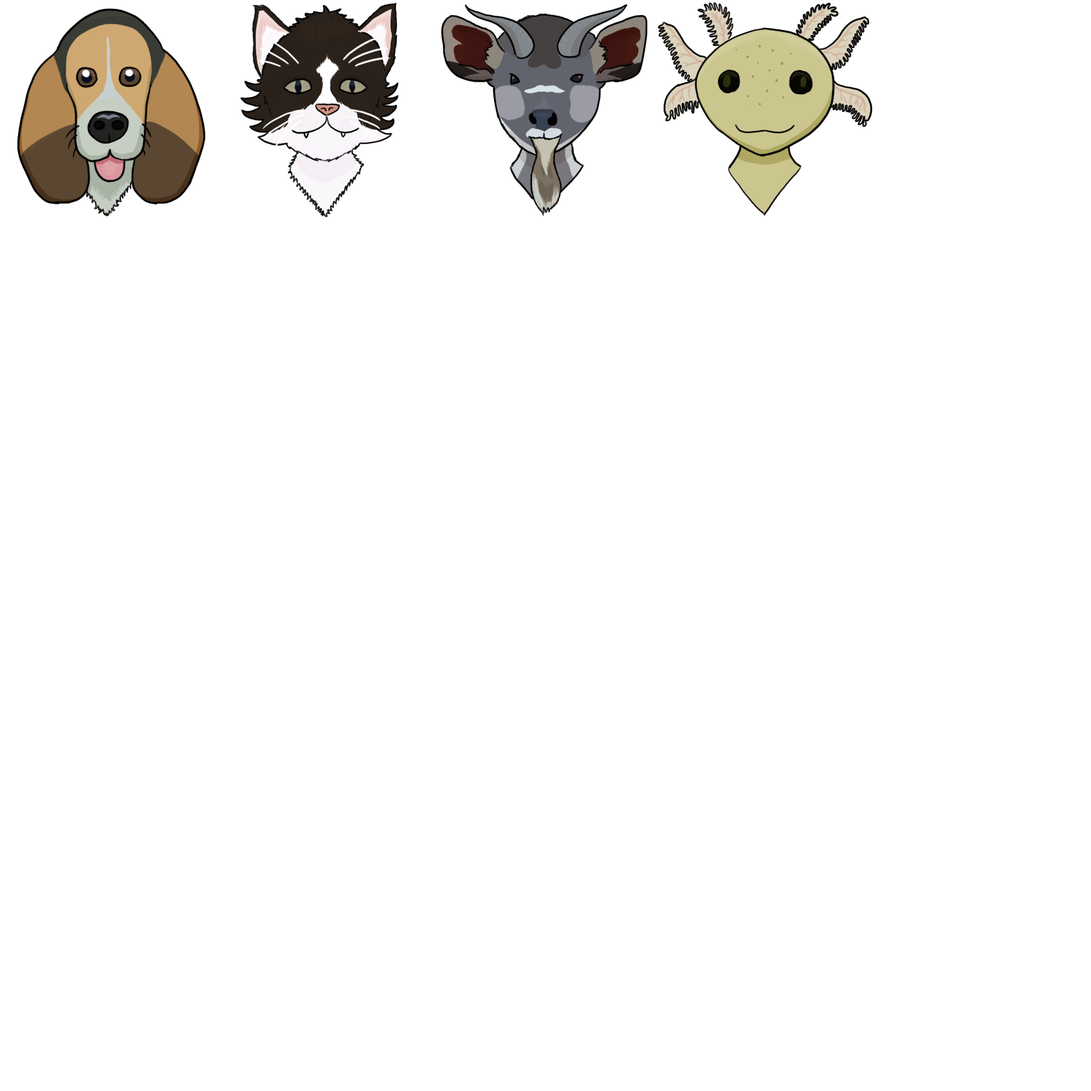
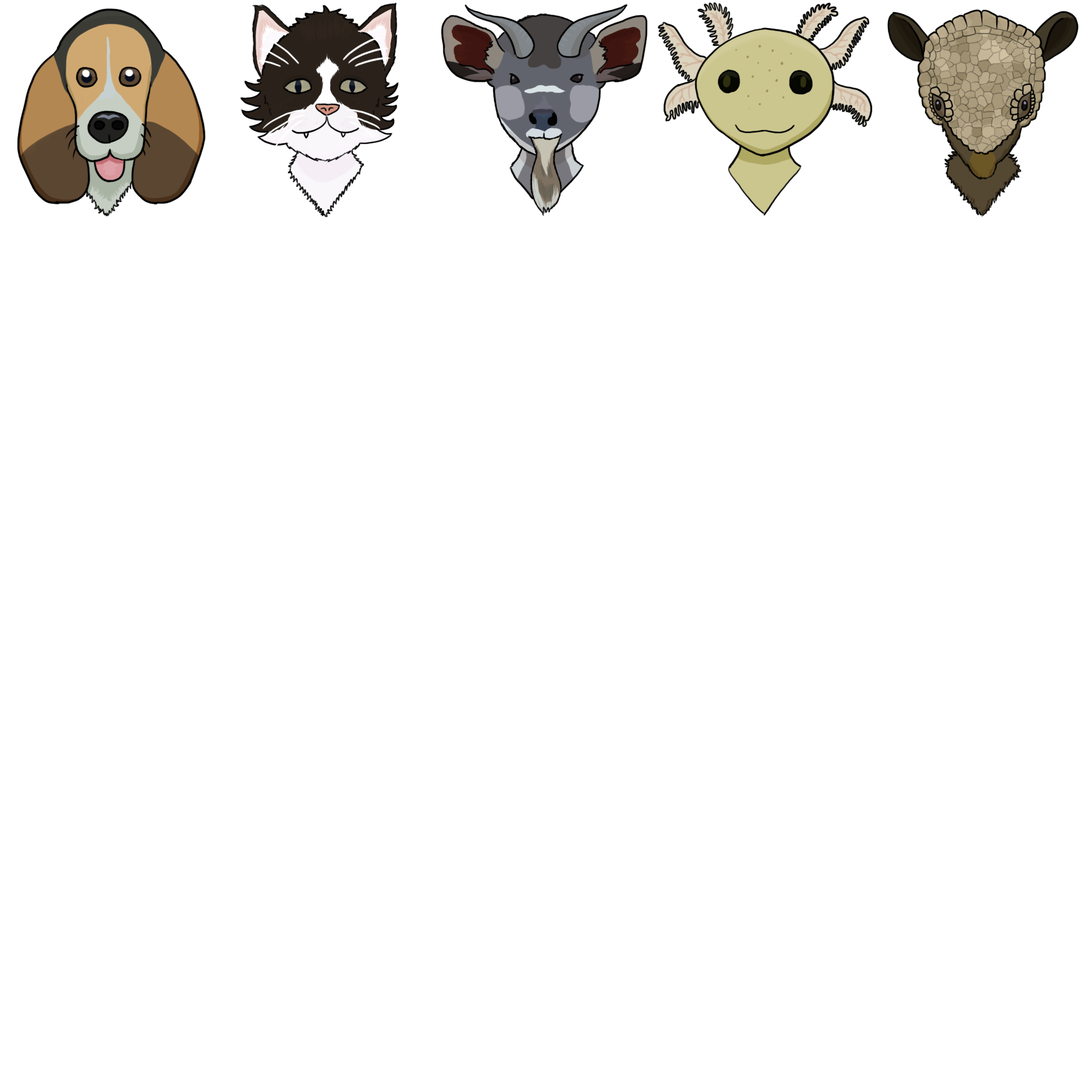
Layers edited between the first and the second 1091px x 1091px image:
painted on "ink" over [887, 9, 1080, 218]
painted on "highlights" over [925, 10, 1043, 132]
painted on "shading" over [892, 13, 1074, 215]
painted on "paint" over [888, 10, 1079, 215]
